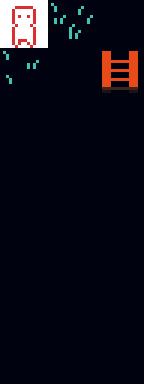
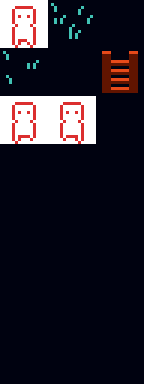
Two versions of the same layered image (144x384). Layer-by-layer changes:
added layer "Layer 11" above "Layer 9" over [60, 102, 84, 144]
added layer "Layer 9" above "Layer 7" over [12, 102, 36, 144]
painted on "Layer 6" over [0, 54, 138, 144]
painted on "Layer 1" over [0, 75, 138, 144]
